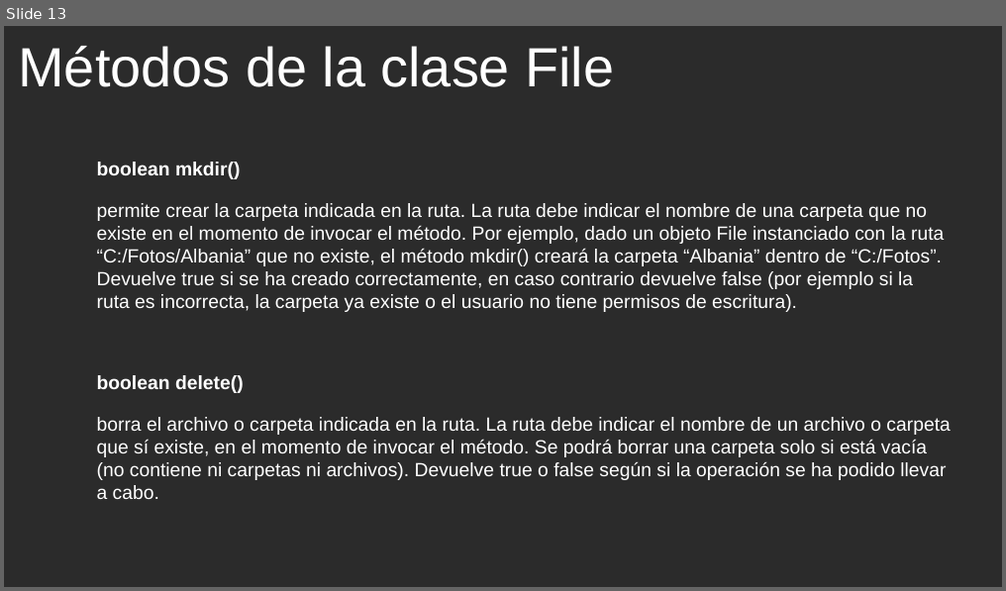
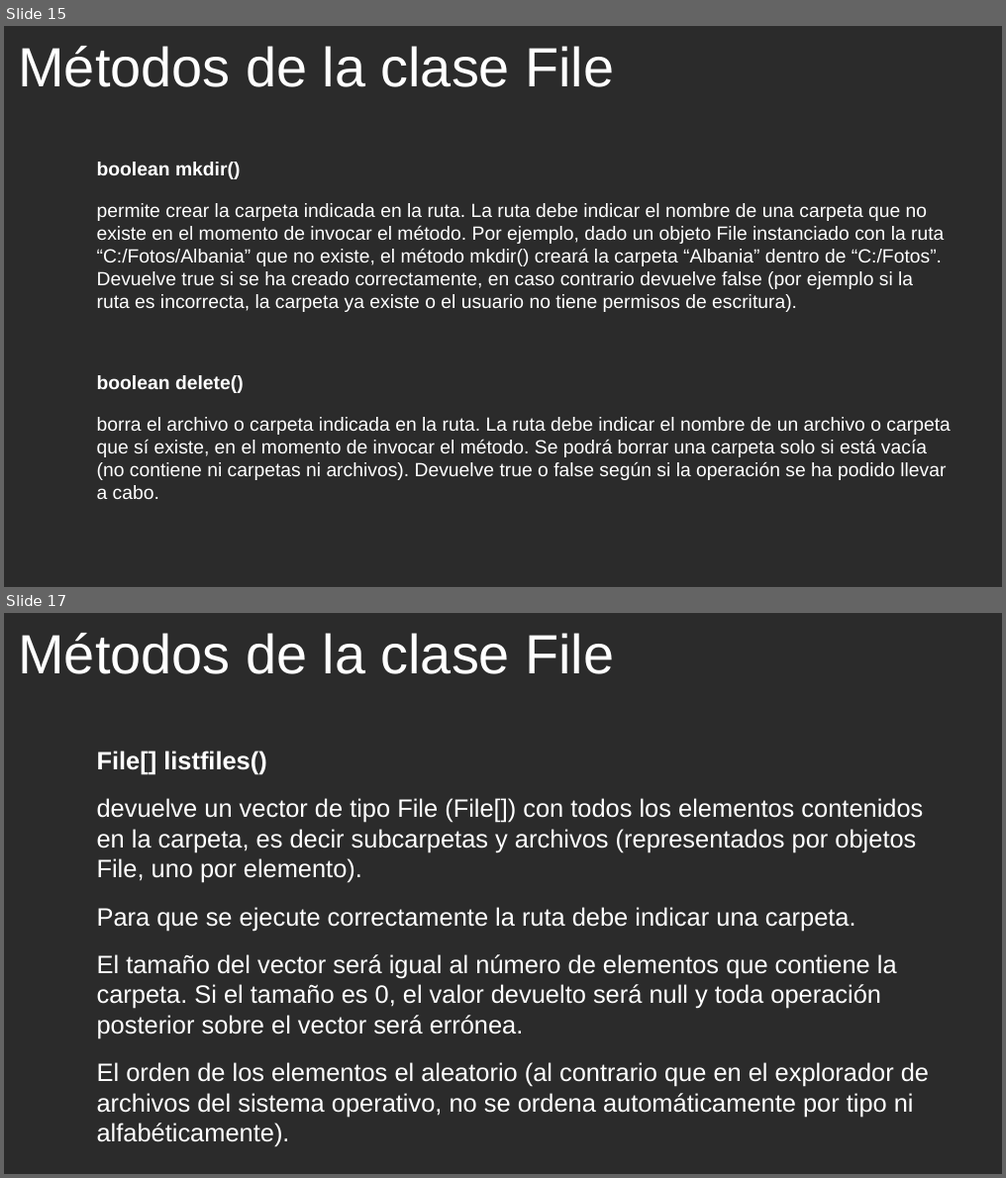
Before and after one commit to cmorenoruiz/ApuntesProgramacion, a slide deck: Unidad 11 Ficheros/Clase Files Presentación para clase.odp. Shown one above the other, each under a label of ours: slide 13 before the commit, slides 15 and 17 after it; the slides between them are not shown. The pictures are 1006x591 and 1006x1178 pixels, drawn with LibreOffice and Linux fonts; fonts in the diff are those of the drawing; background and template pictures are left out; a plain dark background stands for a picture behind light text. Boxes give left, top, right and bottom in pixels: in the first picture for what was removed or moved away, otherwise in the second. Text is boxed around its words. In the diff, an @@ line names an element or a change of style, - is before the commit and + after.

```diff
--- a/Unidad 11 Ficheros/Clase Files Presentación para clase.odp
+++ b/Unidad 11 Ficheros/Clase Files Presentación para clase.odp
@@ slide 17 added at box(4, 613, 1002, 1174), background picture (left out) @@
@@ title added at box(18, 633, 614, 674), 44 pt, text #FFFFFF @@
+Métodos de la clase File
@@ text added at box(97, 751, 929, 1148), 20 pt, text #FFFFFF @@
+File[] listfiles()
+devuelve un vector de tipo File (File[]) con todos los elementos contenidos en la carpeta, es decir subcarpetas y archivos (representados por objetos File, uno por elemento).
+Para que se ejecute correctamente la ruta debe indicar una carpeta.
+El tamaño del vector será igual al número de elementos que contiene la carpeta. Si el tamaño es 0, el valor devuelto será null y toda operación posterior sobre el vector será errónea.
+El orden de los elementos el aleatorio (al contrario que en el explorador de archivos del sistema operativo, no se ordena automáticamente por tipo ni alfabéticamente).
@@ what was slide 13 is now slide 15 @@
```
Also in this commit, not shown: 3 slides changed, 4 other slides added, 1 slide removed.
